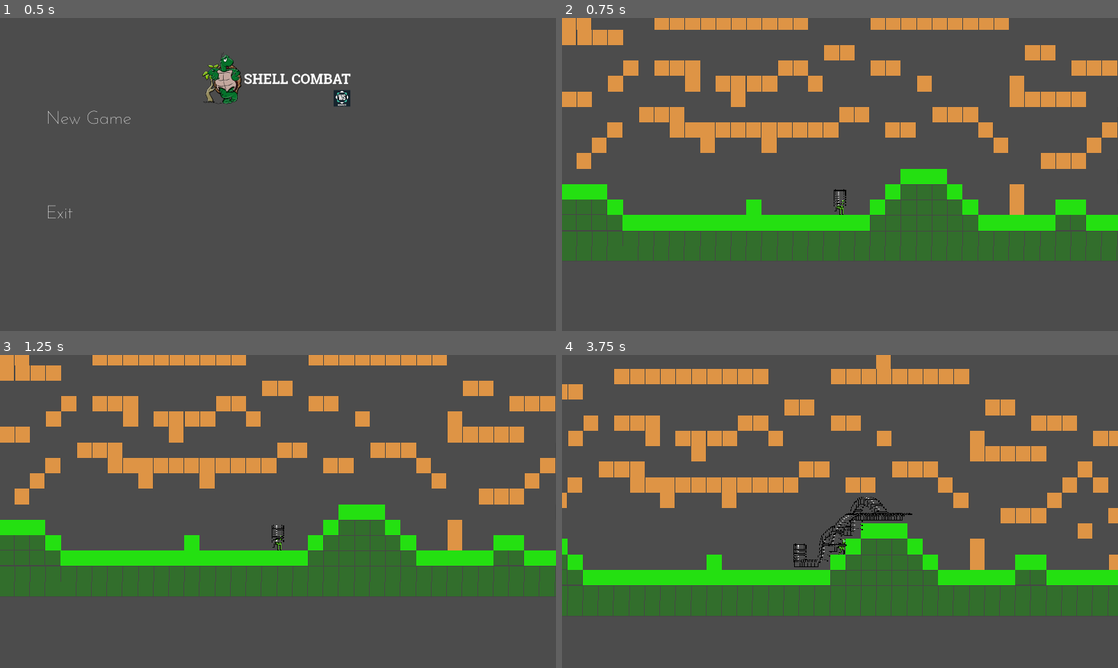
Above: before the commit, frames 1-4 (two rows, left to right).
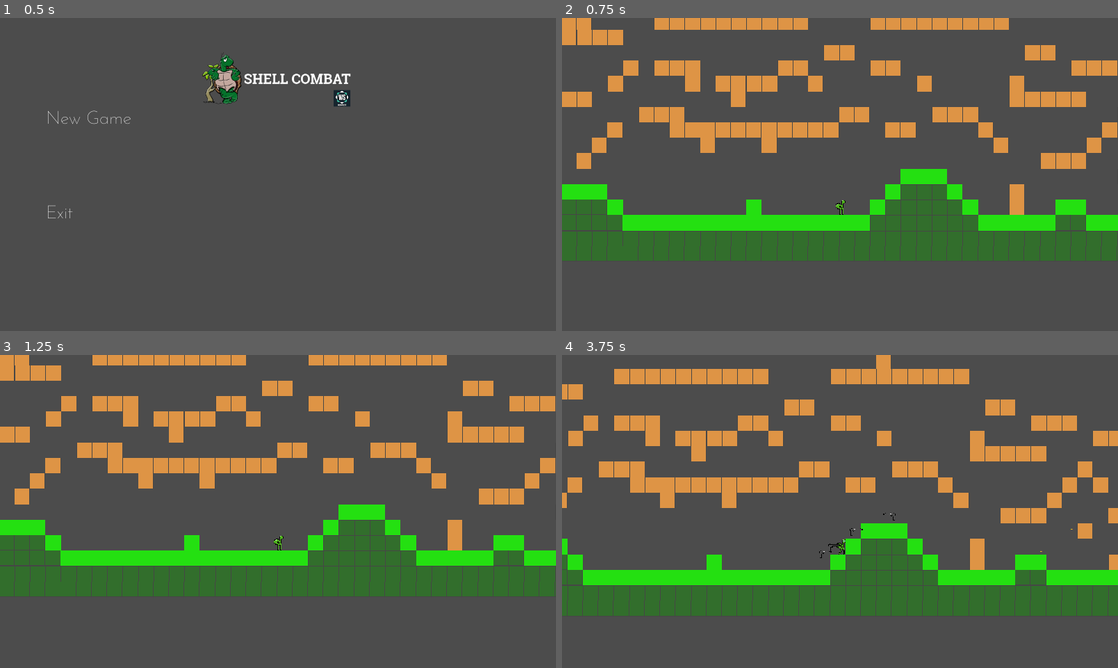
Above: after the commit, the same moments.

Repository: llister15/SCDM
Game: Godot game, scene res://Scenes/Menu/Main Menu.tscn
Two runs of this game, one before a commit and one after it. Both use one fixed random seed, a clock stepped at 60 frames per second and the inputs below.
Inputs (mouse positions are in pixels of both pictures, inside the frame that each line leads up to):
- Up to frame 1 (0.5 s): no input
- Up to frame 2 (0.75 s): click "New Game" at 0.5 s
- Up to frame 3 (1.25 s): no input
- Up to frame 4 (3.75 s): move the mouse to (962, 495) at 1.27 s; hold Right (ui_right) 1.28-2.78 s; click (962, 495) at 1.35 s; tap Space (jump) at 1.52, 2.27 s; right-click (962, 495) at 1.55 s; move the mouse to (728, 527) at 2.02 s; right-click (728, 527) at 2.1 s; click (728, 527) at 2.3 s; move the mouse to (895, 442) at 2.77 s; hold Left (ui_left) 2.78-3.53 s; click (895, 442) at 2.85 s; right-click (895, 442) at 3.05 s; move the mouse to (812, 574) at 3.52 s; hold Right (ui_right) from 3.53 s (still down); right-click (812, 574) at 3.6 s

Frame 1 is identical in both runs. In frame 2, less than 0.1% of the frame differs, in the area x 48-52%, y 54-62%; in frame 3, less than 0.1%; in frame 4, 0.5%, in the area x 41-92%, y 45-68%.

Commit message:
gun change

Diff:
--- a/Scripts/player.gd
+++ b/Scripts/player.gd
@@ -65,8 +65,10 @@
 	velo.y += gravity
 
 func Shoot():
-	var g19_Gun = g19_scene.instance()
-	get_parent().add_child(g19_Gun)
-	g19_Gun.global_position = $Sprite.global_position
 	#var shoot_gun = Input.is_action_just_pressed("fire1")
 	var spawn_gun = Input.is_action_just_pressed("fire2")
+	if spawn_gun:
+		var g19_Gun = g19_scene.instance()
+		get_parent().add_child(g19_Gun)
+		#g19_Gun.global_position = $Sprite.global_position
+		g19_Gun.global_transform = $Sprite.global_transform
--- a/project.godot
+++ b/project.godot
@@ -8,14 +8,9 @@
 
 config_version=4
 
-_global_script_classes=[ {
-"base": "Node",
-"class": "weapons",
-"language": "GDScript",
-"path": "res://Scripts/Weapons.gd"
-} ]
+_global_script_classes=[  ]
 _global_script_class_icons={
-"weapons": "res://Sprites/Glock19.png"
+
 }
 
 [application]
@@ -72,6 +67,16 @@
 "events": [ Object(InputEventKey,"resource_local_to_scene":false,"resource_name":"","device":0,"alt":false,"shift":false,"control":false,"meta":false,"command":false,"pressed":false,"scancode":32,"unicode":0,"echo":false,"script":null)
  ]
 }
+fire1={
+"deadzone": 0.5,
+"events": [ Object(InputEventMouseButton,"resource_local_to_scene":false,"resource_name":"","device":0,"alt":false,"shift":false,"control":false,"meta":false,"command":false,"button_mask":0,"position":Vector2( 0, 0 ),"global_position":Vector2( 0, 0 ),"factor":1.0,"button_index":1,"pressed":false,"doubleclick":false,"script":null)
+ ]
+}
+fire2={
+"deadzone": 0.5,
+"events": [ Object(InputEventMouseButton,"resource_local_to_scene":false,"resource_name":"","device":0,"alt":false,"shift":false,"control":false,"meta":false,"command":false,"button_mask":0,"position":Vector2( 0, 0 ),"global_position":Vector2( 0, 0 ),"factor":1.0,"button_index":2,"pressed":false,"doubleclick":false,"script":null)
+ ]
+}
 
 [layer_names]
 
Not shown, added: Music/POL-cheerful-day-short.ogg.import
